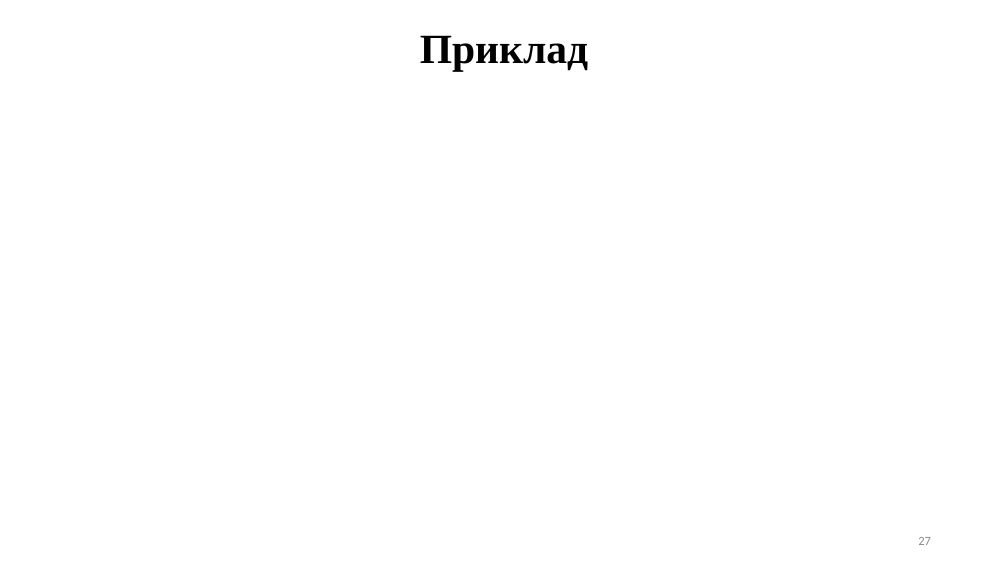
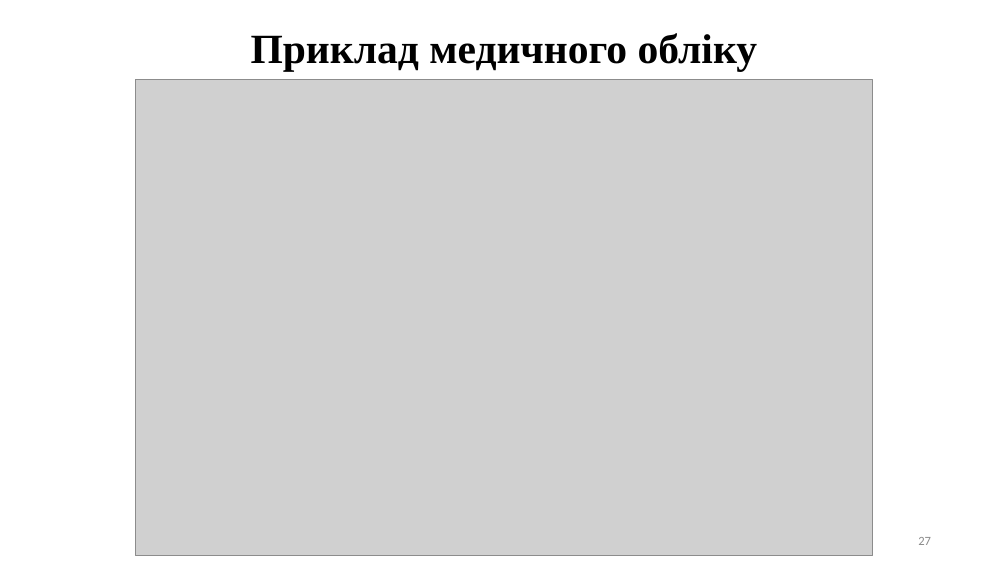
Before and after one commit to Lenartov/source, a slide deck: slide 27 of Диплом/Диплом презентація.pptx. Drawn at 1008x567 pixels with LibreOffice and Linux fonts; fonts in the diff are those of the drawing; grey boxes stand for pictures. Boxes give left, top, right and bottom in pixels: in the first picture for what was removed or moved away, otherwise in the second. Text is boxed around its words. In the diff, an @@ line names an element or a change of style, - is before the commit and + after.

Commit message:
presentation finished

```diff
--- a/Диплом/Диплом презентація.pptx
+++ b/Диплом/Диплом презентація.pptx
@@ text at bbox=[251, 33, 757, 71]: text changed @@
-Приклад
+Приклад медичного обліку
@@ picture added at bbox=[135, 80, 873, 556] @@
```
Also in this commit, not shown: 2 slides added.
